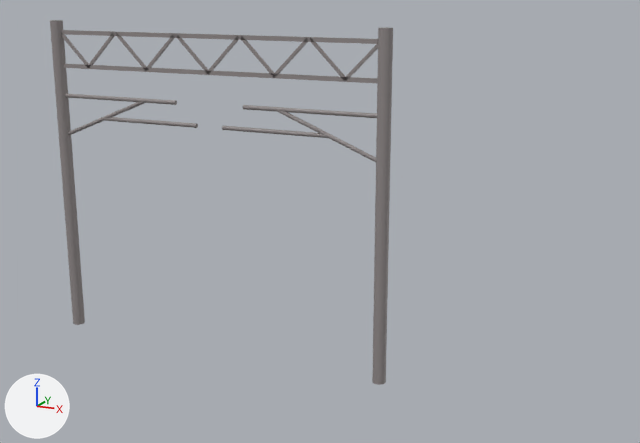
A saved change to the Blender file U-Line/Structure/kasen_ichinoko_bridge.blend.
Both versions are drawn from a 50 mm camera at (12.83, -17.24, 7.69) aimed at (4.71, 0.16, 2.52). The axes (+X, +Y, +Z) are drawn at lower left. The lights are the same throughout.

Names of what the first picture shows: '円柱', '円柱.002', '円柱.005', '円柱.006', '円柱.007', '立方体', '立方体.001', '立方体.003'.
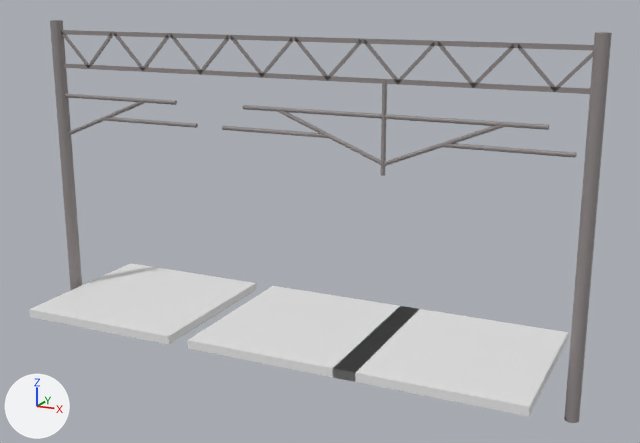
Boxes [x1, y1, x2, y2] around the edits, measured in the pictures (640 x 443 px; the box of a moved part takes in the faces that stretch with it):
'立方体.005', added
    after: [333, 306, 568, 416]
'円柱.002', moved
    before: [372, 27, 393, 385]
    after: [564, 32, 612, 423]
'立方体.004', added
    after: [187, 286, 400, 377]
'立方体.002', added
    after: [29, 263, 256, 345]
'立方体.003', rescaled, modifiers changed (68% wider, 24% taller)
    before: [61, 32, 378, 81]
    after: [61, 31, 593, 92]
'立方体.001', mesh rescaled (68% wider, 47% taller)
    before: [61, 30, 378, 44]
    after: [61, 30, 594, 51]
'立方体', mesh rescaled (68% wider, 55% taller)
    before: [64, 64, 377, 83]
    after: [64, 64, 590, 94]
'円柱.007', reshaped, moved, turned, rescaled
    before: [222, 126, 328, 138]
    after: [384, 114, 577, 166]
'円柱.006', reshaped, moved, turned, rescaled
    before: [276, 110, 376, 162]
    after: [381, 80, 387, 176]
part 5 of me_円柱_014, moved or reshaped
    before: [272, 130, 308, 137]
    after: [385, 114, 577, 158]
part 6 of me_円柱_014, added
    after: [384, 125, 504, 166]
'円柱.005', unchanged, uncovered by the edit
    before: [243, 105, 377, 118]
    after: [222, 105, 383, 165]

The change, as a diff of the scene's bpy script:
```diff
--- a/U-Line/Structure/kasen_ichinoko_bridge.blend.py
+++ b/U-Line/Structure/kasen_ichinoko_bridge.blend.py
@@ me_立方体_001 @@
 me_立方体_001.from_pydata(...)  # 8 vertices, 6 faces; spans x -2.12..2.12, y -1.0..1.0, z -1.5..1.5
 # used by ob_立方体; location = (2.0, 0.0, 5.72); scale = (2.0, 0.025, 0.0333)
+# me_立方体_001 part 1: the whole mesh is scaled about its middle by (1.5, 1, 1), then moved by (1.06, 0.0, 0.0)
 me_立方体_001.materials.append(mat_kasen)
@@ me_立方体_003 @@
 me_立方体_003.from_pydata(...)  # 8 vertices, 6 faces; spans x -2.12..2.12, y -1.0..1.0, z -1.5..1.5
 # used by ob_立方体_001; location = (2.0, 0.0, 6.53); scale = (2.0, 0.025, 0.0333)
+# me_立方体_003 part 2: the whole mesh is scaled about its middle by (1.5, 1, 1), then moved by (1.06, 0.0, 0.0)
 me_立方体_003.materials.append(mat_kasen)
@@ me_立方体_005 @@
 me_立方体_005.from_pydata(...)  # 16 vertices, 12 faces; spans x -0.4..0.4, y -1.0..1.0, z -13.5..13.5
 # used by ob_立方体_003; location = (-1.35, 0.0, 6.12); scale = (2.0, 0.025, -0.0333)
+# me_立方体_005 part 3: the whole mesh is scaled about its middle by (2, 0.025, -0.0333)
 me_立方体_005.materials.append(mat_kasen)
@@ me_円柱_013 @@
 me_円柱_013.from_pydata(...)  # 32 vertices, 18 faces; spans x -0.05..1.05, y -0.05..0.05, z -2.0..0.5
 # used by ob_円柱_006; location = (4.25, 0.0, 5.0); rotation_euler = (0.0, -1.571, 0.0), in degrees (0, -90, 0); scale = (-1.0, 1.0, 1.0)
+# me_円柱_013 part 4: the whole mesh is multiplied about its middle by the matrix ((1.0, 0.0, 0.4), (0.0, 1.0, 0.0), (0.0, 0.0, 0.8)), then moved by (-0.5, 0.0, 0.75)
 me_円柱_013.materials.append(mat_kasen)
@@ me_円柱_014 @@
 # used by ob_円柱_007; location = (4.25, 0.0, 4.5); rotation_euler = (0.0, -1.571, 0.0), in degrees (0, -90, 0); scale = (-1.0, 1.0, 1.0)
-me_円柱_014.from_pydata(...)  # 32 vertices, 18 faces; spans x -0.05..0.05, y -0.05..0.05, z -0.75..1.9
+me_円柱_014.from_pydata(...)  # 96 vertices, 54 faces; spans x -0.38..0.72, y -0.05..0.05, z -1.83..2.07
+# me_円柱_014 part 5: 32 vertices removed from x -0.05..0.05, y -0.05..0.05, z -0.75..1.9; 64 vertices added at x -0.38..0.22, y -0.05..0.05, z -1.83..2.07
+# me_円柱_014 part 6: 32 vertices added at x -0.38..0.72, y -0.05..0.05, z -1.83..0.67
 me_円柱_014.materials.append(mat_kasen)
@@ ob_円柱_002 @@
 ob_円柱_002 = bpy.data.objects.new('円柱.002', me_円柱_006)
-ob_円柱_002.location = (6.25, 0.0, 0.0)
+ob_円柱_002.location = (10.5, 0.0, 0.0)
@@ ob_立方体_003 @@
 ob_立方体_003.location = (-1.35, 0.0, 6.12)
-ob_立方体_003.scale = (2.0, 0.025, -0.0333)
+ob_立方体_003.scale = (0.94, 1.0, 1.0)
 _m = ob_立方体_003.modifiers.new('配列', 'ARRAY')
-_m.count = 5
+_m.count = 8
 _m.relative_offset_displace = (1.05, 0.0, 0.0)
@@ ob_円柱_006 @@
 ob_円柱_006 = bpy.data.objects.new('円柱.006', me_円柱_013)
-ob_円柱_006.location = (4.25, 0.0, 5.0)
-ob_円柱_006.rotation_euler = (0.0, -1.571, 0.0)  # degrees (0, -90, 0)
-ob_円柱_006.scale = (-1.0, 1.0, 1.0)
+ob_円柱_006.location = (6.25, 0.0, 4.75)
@@ ob_円柱_007 @@
 ob_円柱_007 = bpy.data.objects.new('円柱.007', me_円柱_014)
-ob_円柱_007.location = (4.25, 0.0, 4.5)
-ob_円柱_007.rotation_euler = (0.0, -1.571, 0.0)  # degrees (0, -90, 0)
-ob_円柱_007.scale = (-1.0, 1.0, 1.0)
+ob_円柱_007.location = (8.12, 0.0, 4.67)
+ob_円柱_007.rotation_euler = (0.0, 1.571, 0.0)  # degrees (0, 90, 0)
@@ ob_立方体_005 @@
+ob_立方体_005 = bpy.data.objects.new('立方体.005', me_立方体_004)  # a box spanning x -2.0..2.0, y -2.0..2.0, z -2.0..2.0
+ob_立方体_005.location = (8.0, 0.0, 0.0)
+ob_立方体_005.scale = (1.0, 1.0, 0.05)
@@ ob_立方体_004 @@
+ob_立方体_004 = bpy.data.objects.new('立方体.004', me_立方体_004.copy())
+ob_立方体_004.location = (4.5, 0.0, 0.0)
+ob_立方体_004.scale = (1.0, 1.0, 0.05)
@@ ob_立方体_002 @@
+ob_立方体_002 = bpy.data.objects.new('立方体.002', me_立方体_004.copy())
+ob_立方体_002.location = (0.0, 0.0, 0.0)
+ob_立方体_002.scale = (1.0, 1.0, 0.05)
```
